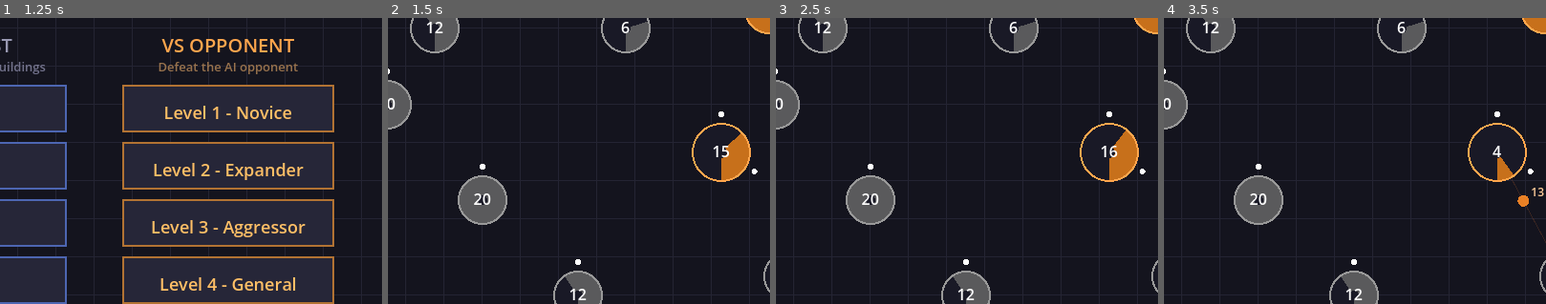
Above: before the commit, frames 1-4 (left to right).
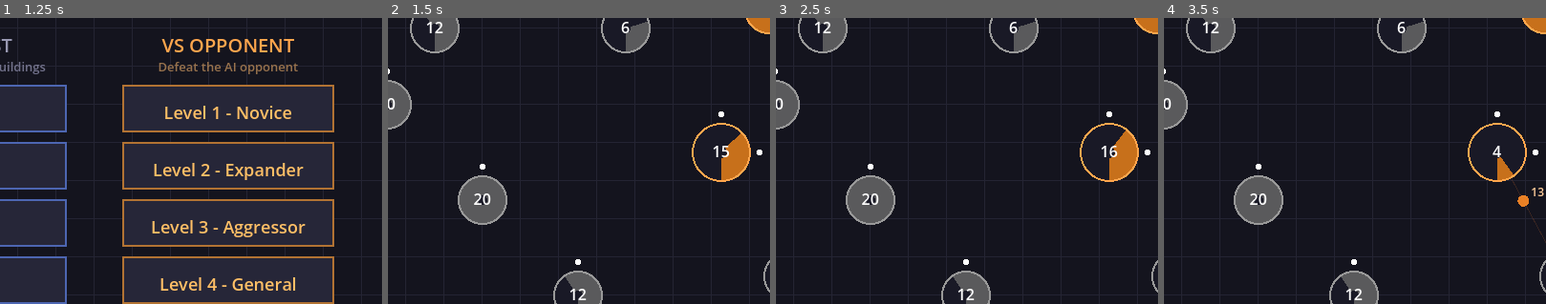
Above: after the commit, the same moments.

Repository: jamesrp/rts_game
Game: Godot game, scene res://main.tscn
The game is run twice, just before and just after one commit, with the same random seed, the same clock (stepped at 60 frames per second) and the same inputs.
Inputs (mouse positions are % of the whole screen's width and height, from its top left):
- Up to frame 1 (1.25 s): tap Enter at 0.5 s; move the mouse to (45, 70) at 0.52 s; click (45, 70) at 0.67 s
- Up to frame 2 (1.5 s): tap Space at 1.25 s; drag from (80, 65) to (45, 70) at 1.27 s
- Up to frame 3 (2.5 s): tap Enter at 2 s; move the mouse to (20, 35) at 2.02 s; click (20, 35) at 2.17 s
- Up to frame 4 (3.5 s): tap Space at 2.75 s; drag from (55, 50) to (20, 35) at 2.77 s
The pictures show only the part of the screen within x 38-88%, y 18-68%; the shares and areas given below are measured in that part.

Frame 1 is identical in both runs. In frame 2, less than 0.1% of the frame differs, in the area x 95-98%, y 46-55%; in frame 3, less than 0.1%; in frame 4, less than 0.1%.

Commit message:
Give player 5 starting units in conquest mode and fix level dot display
Player buildings in neutral levels now start with 5 units instead of 0.
Fixed level indicator dots spacing for 4 levels (was hardcoded to 3).
Extracted MAX_BUILDING_LEVEL constant to replace all hardcoded level caps.

Co-Authored-By: Claude Opus 4.6 <noreply@anthropic.com>

Diff:
--- a/game/main.gd
+++ b/game/main.gd
@@ -4,6 +4,8 @@
 var game_state: String = "level_select"  # "level_select" or "playing"
 var current_mode: String = ""  # "neutral" or "ai"
 var current_level: int = 0
+
+const MAX_BUILDING_LEVEL: int = 4
 
 # === Building Data ===
 var buildings: Array = []
@@ -185,7 +187,7 @@
 		Vector2(400, 280),
 		Vector2(700, 550),
 	]
-	var neutral_units: Array = [0, 8, 12, 10, 15, 7, 5, 10, 12]
+	var neutral_units: Array = [5, 8, 12, 10, 15, 7, 5, 10, 12]
 
 	# Extra buildings for higher levels
 	var extra_positions: Array = [
@@ -559,7 +561,7 @@
 	# Phase 2: Upgrade — get buildings to level 3 before pushing
 	var upgradable: int = 0
 	for b in ai_buildings:
-		if b["level"] < 4:
+		if b["level"] < MAX_BUILDING_LEVEL:
 			upgradable += 1
 	if upgradable > 0 and randf() < 0.5:
 		if _ai_do_upgrade(ai_buildings):
@@ -593,7 +595,7 @@
 	var sorted: Array = _ai_sort_by_units(ai_buildings)
 	for b in sorted:
 		var cost: int = _get_upgrade_cost(b["level"])
-		if b["level"] < 4 and b["units"] >= cost:
+		if b["level"] < MAX_BUILDING_LEVEL and b["units"] >= cost:
 			b["units"] -= cost
 			b["level"] += 1
 			b["max_capacity"] = 20 * b["level"]
@@ -815,7 +817,7 @@
 	if clicked_id != -1 and buildings[clicked_id]["owner"] == "player":
 		var b: Dictionary = buildings[clicked_id]
 		var cost: int = _get_upgrade_cost(b["level"])
-		if b["level"] < 4 and b["units"] >= cost:
+		if b["level"] < MAX_BUILDING_LEVEL and b["units"] >= cost:
 			b["units"] -= cost
 			b["level"] += 1
 			b["max_capacity"] = 20 * b["level"]
@@ -985,7 +987,7 @@
 		draw_arc(pos, radius, 0, TAU, 48, outline_color, 2.0)
 
 		# Upgrade ready indicator — pulsing gold ring (player only)
-		if b["owner"] == "player" and b["level"] < 4 and b["units"] >= _get_upgrade_cost(b["level"]):
+		if b["owner"] == "player" and b["level"] < MAX_BUILDING_LEVEL and b["units"] >= _get_upgrade_cost(b["level"]):
 			var pulse_alpha: float = 0.4 + 0.4 * sin(game_time * 4.0)
 			draw_arc(pos, radius + 6, 0, TAU, 48, Color(1.0, 0.85, 0.2, pulse_alpha), 2.0)
 
@@ -995,7 +997,7 @@
 
 		# Level indicator — small dots around the building
 		for lv in range(b["level"]):
-			var angle: float = -PI / 2 + lv * (TAU / 3.0)
+			var angle: float = -PI / 2 + lv * (TAU / MAX_BUILDING_LEVEL)
 			var dot_pos: Vector2 = pos + Vector2(cos(angle), sin(angle)) * (radius + 10)
 			draw_circle(dot_pos, 3.0, Color.WHITE)
 
